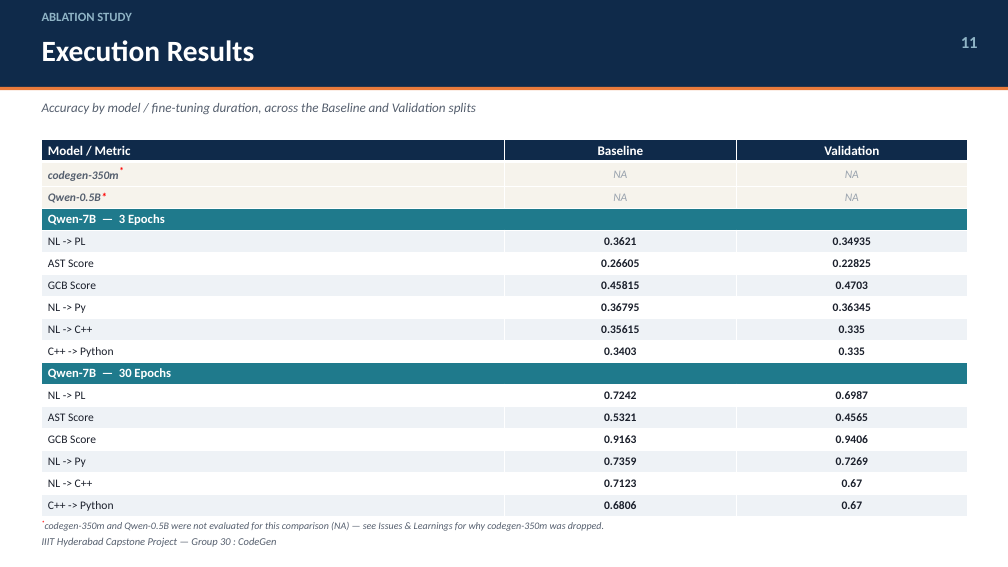
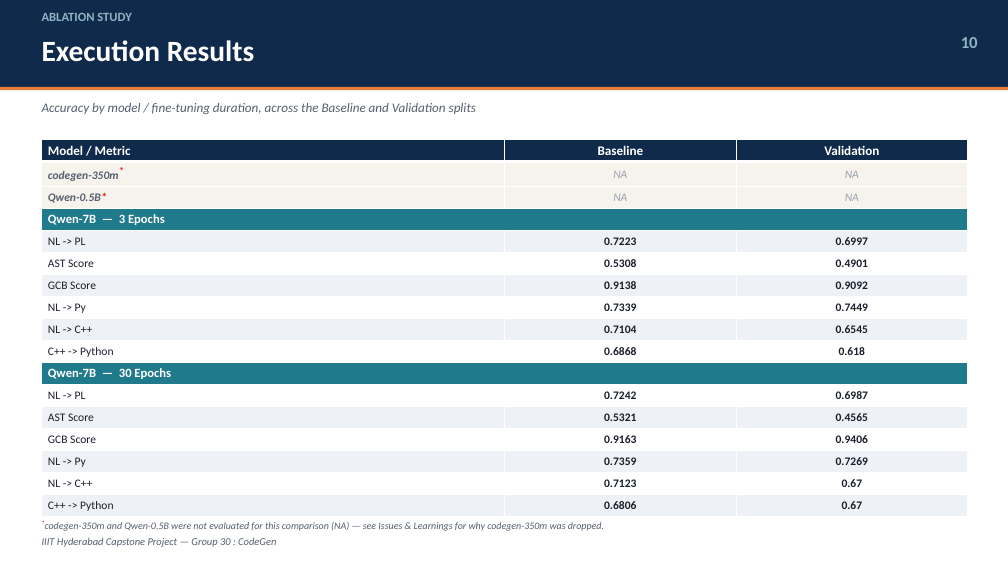
Before and after one commit to nayanjha16/CodeGen-Implementations-May_26, a slide deck: slide 10 of Group-30/Presentation/Group30-CodeGen-Capstone-Presentation_Final.pptx (slide 11 before the commit). Drawn at 1008x567 pixels with LibreOffice and Linux fonts; fonts in the diff are those of the drawing. Boxes give left, top, right and bottom in pixels: in the first picture for what was removed or moved away, otherwise in the second. Text is boxed around its words. In the diff, an @@ line names an element or a change of style, - is before the commit and + after.

Commit message:
Updated final presentation

```diff
--- a/Group-30/Presentation/Group30-CodeGen-Capstone-Presentation_Final.pptx
+++ b/Group-30/Presentation/Group30-CodeGen-Capstone-Presentation_Final.pptx
@@ text at (961, 37, 978, 48): text changed @@
-11
+10
@@ table at (42, 140, 967, 516) @@
-row 5, column 2: 0.3621
+row 5, column 2: 0.7223
-row 5, column 3: 0.34935
+row 5, column 3: 0.6997
-row 6, column 2: 0.26605
+row 6, column 2: 0.5308
-row 6, column 3: 0.22825
+row 6, column 3: 0.4901
-row 7, column 2: 0.45815
+row 7, column 2: 0.9138
-row 7, column 3: 0.4703
+row 7, column 3: 0.9092
-row 8, column 2: 0.36795
+row 8, column 2: 0.7339
-row 8, column 3: 0.36345
+row 8, column 3: 0.7449
-row 9, column 2: 0.35615
+row 9, column 2: 0.7104
-row 9, column 3: 0.335
+row 9, column 3: 0.6545
-row 10, column 2: 0.3403
+row 10, column 2: 0.6868
-row 10, column 3: 0.335
+row 10, column 3: 0.618
```
Also in this commit, not shown: 3 other slides changed, 1 slide removed.
